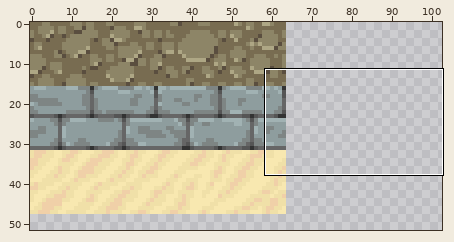
Pixel-art file -- img/terrain1.ase. Above, an overview of the earlier version with the close-up marked.
Close-up. First the earlier version:
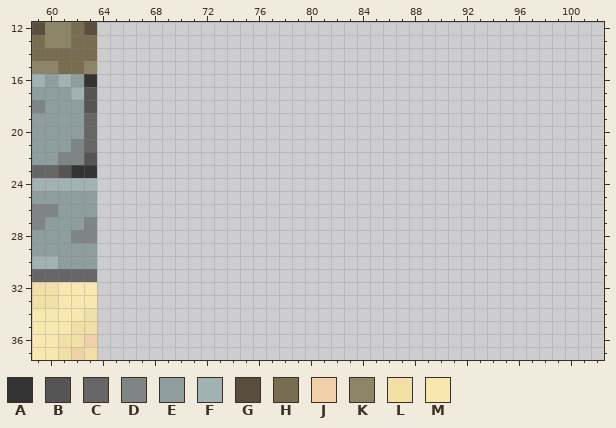
256x256 pixels, 1 frame. Shown: x 59..102, y 12..37. The wide view leaves out empty margins.
Palette (. is transparent): A #333333  B #555555  C #666666  D #7e8584  E #8e9d9e  F #a1b2b3  G #5a4e3f  H #786c51  J #f0d0a8  K #8d8567  L #f0e0a8  M #f8e8b0
Pixels before, first column x 59:
12 GKKHG
13 HKKHH
14 HHHHH
15 KKHHK
16 FEFEA
17 EEEFB
18 DEEEB
19 EEEEC
20 EEEEC
21 EEEDC
22 EEDDB
23 CCBAA
24 FFFFF
25 EEEEE
26 DDEEE
27 DEEED
28 EEEDD
29 EEEEE
30 FFEEE
31 CCCCC
32 LLMMM
33 LLMMM
34 MMMML
35 MMMLL
36 MMLLJ
37 MMLJL
Now the later version:
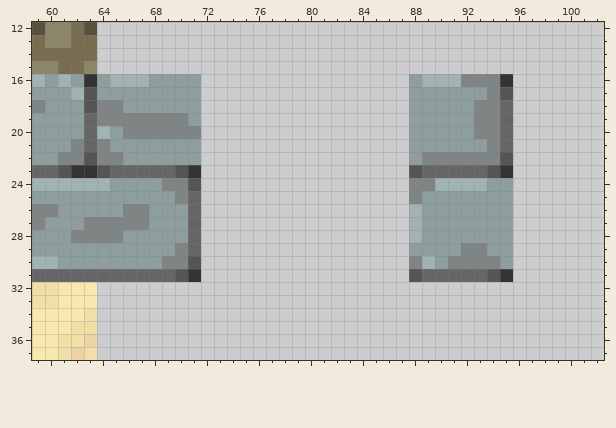
Commit message: lvl1 art integration for inn
Edits made:
Layer "fg":
y 16: x 64..71 ........ -> EFFFEEEE; x 88..95 ........ -> EFFFDDDA
y 17: x 64..71 ........ -> EEEEEEEE; x 88..95 ........ -> EEEEEEDB
y 18: x 64..71 ........ -> DDEEEEEE; x 88..95 ........ -> EEEEEDDC
y 19: x 64..71 ........ -> DDDDDDDE; x 88..95 ........ -> EEEEEDDC
y 20: x 64..71 ........ -> FEDDDDDD; x 88..95 ........ -> EEEEEDDC
y 21: x 64..71 ........ -> DEEEEEEE; x 88..95 ........ -> EEEEEEDC
y 22: x 64..71 ........ -> DDEEEEEE; x 88..95 ........ -> EDDDDDDB
y 23: x 64..71 ........ -> BCCCCCBA; x 88..95 ........ -> BCCCCCBA
y 24: x 64..71 ........ -> FEEEEDDB; x 88..95 ........ -> DDFFFFEE
y 25: x 64..71 ........ -> EEEEEEDC; x 88..95 ........ -> DEEEEEEE
y 26: x 64..71 ........ -> EEDDEEEC; x 88..95 ........ -> FEEEEEEE
y 27: x 64..71 ........ -> DDDDEEEC; x 88..95 ........ -> FEEEEEEE
y 28: x 64..71 ........ -> DDEEEEEC; x 88..95 ........ -> FEEEEEEE
y 29: x 64..71 ........ -> EEEEEEDC; x 88..95 ........ -> EEEEDDEE
y 30: x 64..71 ........ -> EEEEEDDB; x 88..95 ........ -> DFEDDDDE
y 31: x 64..71 ........ -> CCCCCCBA; x 88..95 ........ -> BCCCCCBA
